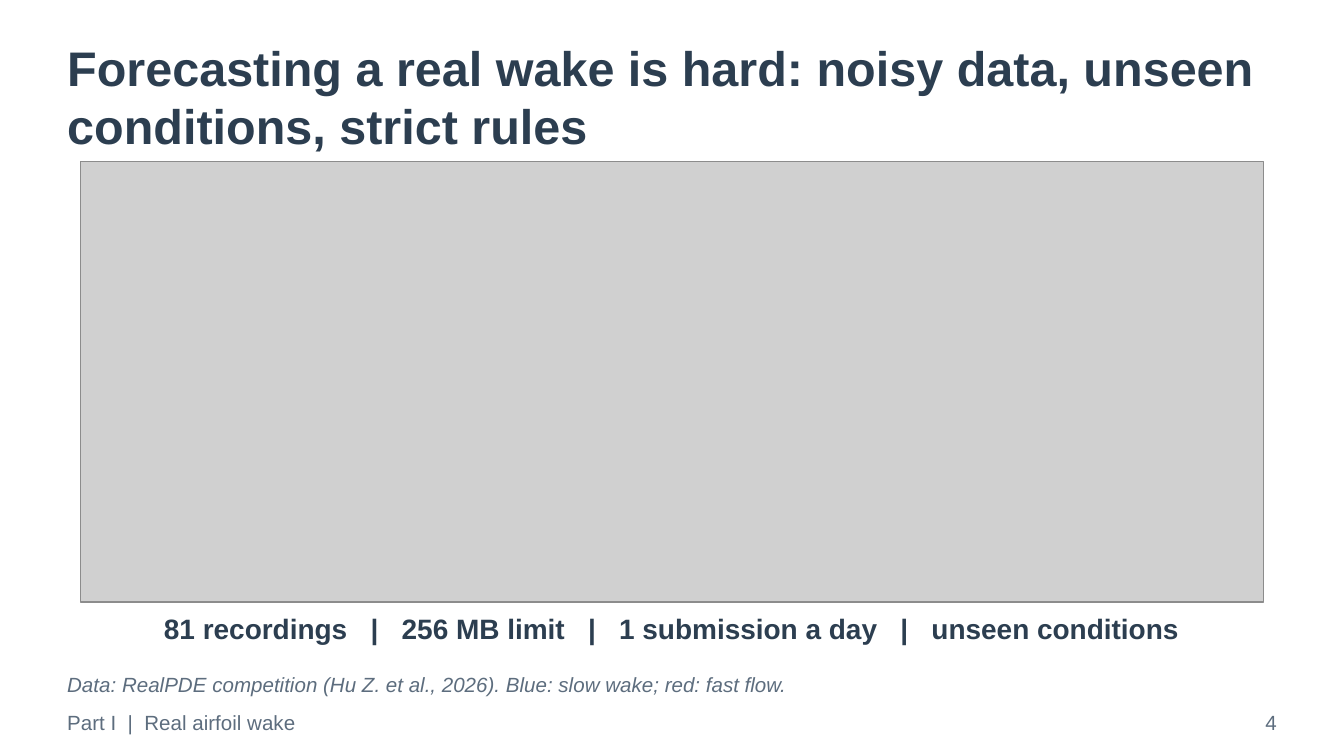
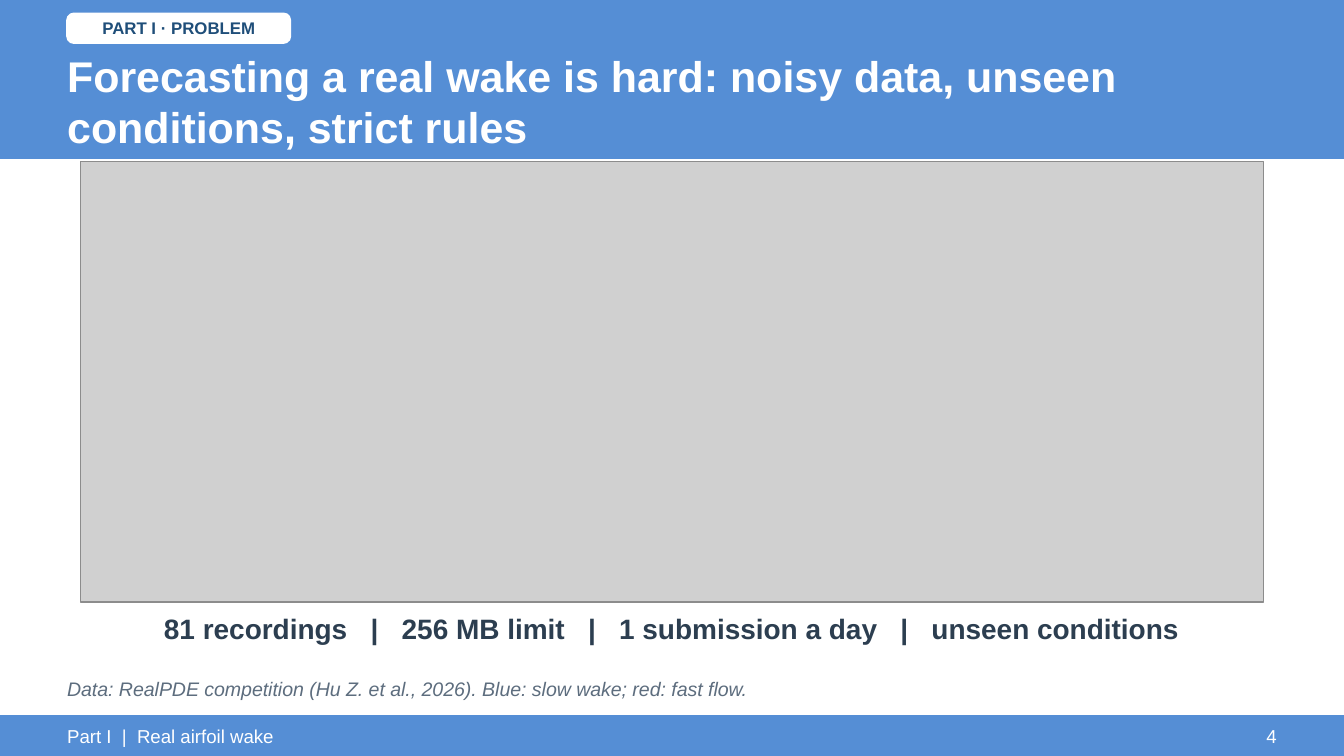
Before and after one commit to ARYAMANN7279/aurora-from-scratch-jax, a slide deck: slide 4 of UGP_Final/UGP_Final_Presentation.pptx. Drawn at 1344x756 pixels with LibreOffice and Linux fonts; fonts in the diff are those of the drawing; grey boxes stand for pictures. Boxes give left, top, right and bottom in pixels: in the first picture for what was removed or moved away, otherwise in the second. Text is boxed around its words. In the diff, an @@ line names an element or a change of style, - is before the commit and + after.

Commit message:
UGP_Final: deck restyled to the UGP-I/II look (light-blue covers, blue header band), approach/finding tags on every slide, Part I and Part II summary slides; unused figures and their code removed

```diff
--- a/UGP_Final/UGP_Final_Presentation.pptx
+++ b/UGP_Final/UGP_Final_Presentation.pptx
@@ rectangle added at (x1=0, y1=0, x2=1344, y2=159), fill #558ED5, outline #558ED5 1 pt @@
@@ rounded rectangle added at (x1=67, y1=13, x2=290, y2=43), fill #FFFFFF, outline #FFFFFF 1 pt @@
@@ text added at (x1=102, y1=22, x2=255, y2=34), 9 pt, text #1F4E79, bold @@
+PART I · PROBLEM
@@ text "Forecasting a real wake is ..." moved from (x1=67, y1=51, x2=1253, y2=152) to (x1=67, y1=61, x2=1116, y2=150) @@
@@ text "Forecasting a real wake is ..." at (x1=67, y1=61, x2=1116, y2=150): size 26 to 23 pt, text colour #2C3E50 to #FFFFFF; vertical alignment top to middle @@
@@ text "Data: RealPDE competition (Hu Z. ..." at (x1=67, y1=682, x2=747, y2=700): size 11 to 10.5 pt @@
@@ rectangle added at (x1=0, y1=716, x2=1344, y2=755), fill #558ED5, outline #558ED5 1 pt @@
@@ text "Part I | Real airfoil ..." moved from (x1=67, y1=715, x2=295, y2=730) to (x1=67, y1=729, x2=273, y2=743) @@
@@ text "Part I | Real airfoil ..." at (x1=67, y1=729, x2=273, y2=743): size 11 to 10 pt, text colour #5D6D7E to #FFFFFF @@
@@ text "4" moved from (x1=1265, y1=716, x2=1276, y2=730) to (x1=1266, y1=730, x2=1276, y2=743) @@
@@ text "4" at (x1=1266, y1=730, x2=1276, y2=743): size 11 to 10 pt, text colour #5D6D7E to #FFFFFF @@
```
Also in this commit, not shown: 37 other slides changed, 2 slides added, 15 other files.
